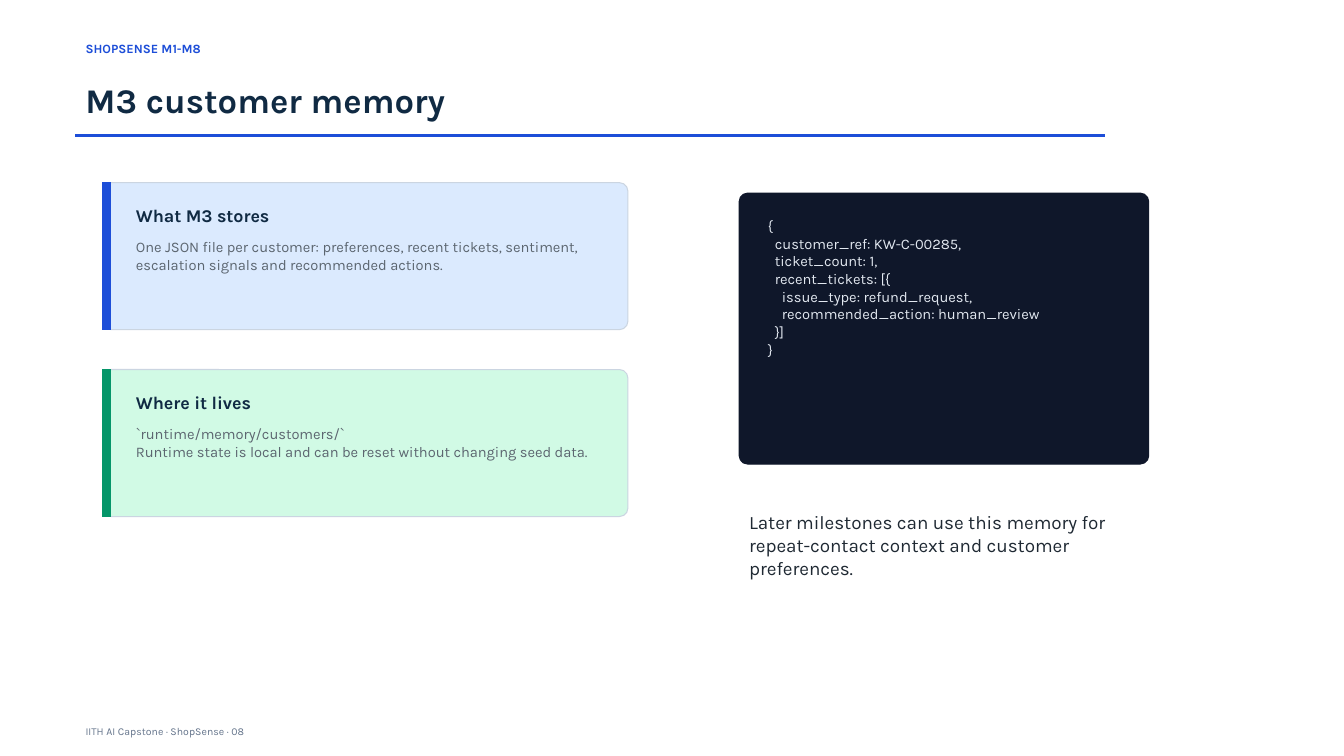
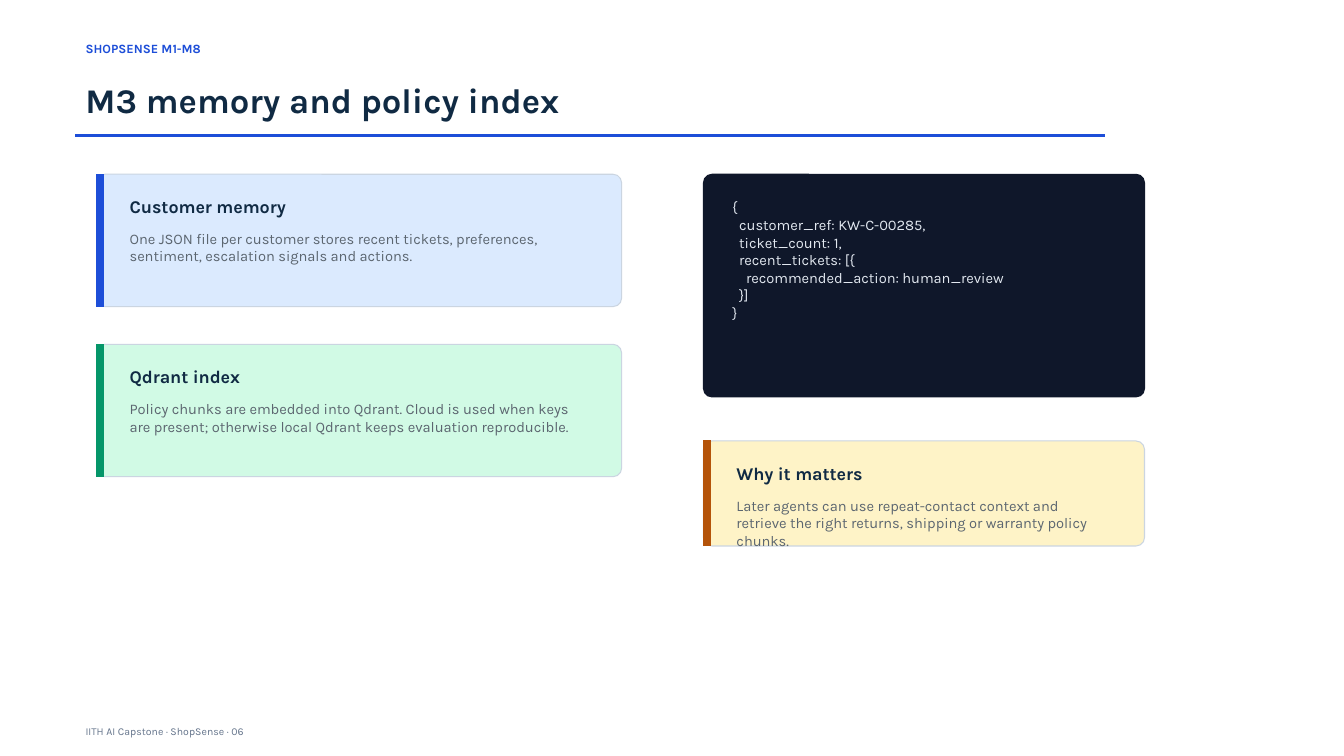
Before and after one commit to abhraj786/iith-ai-capstone-shopsense, a slide deck: slide 6 of docs/deck/iith-ai-capstone-shopsense.pptx (slide 8 before the commit). Drawn at 1344x756 pixels with LibreOffice and Linux fonts; fonts in the diff are those of the drawing. Boxes give left, top, right and bottom in pixels: in the first picture for what was removed or moved away, otherwise in the second. Text is boxed around its words. In the diff, an @@ line names an element or a change of style, - is before the commit and + after.

```diff
--- a/docs/deck/iith-ai-capstone-shopsense.pptx
+++ b/docs/deck/iith-ai-capstone-shopsense.pptx
@@ text at (x1=85, y1=88, x2=560, y2=121): text changed @@
-M3 customer memory
+M3 memory and policy index
@@ rounded rectangle resized from (x1=103, y1=182, x2=628, y2=330) to (x1=97, y1=174, x2=622, y2=307) @@
@@ rectangle resized from (x1=103, y1=182, x2=110, y2=330) to (x1=97, y1=174, x2=104, y2=307) @@
@@ proportions changed in 3 elements at (x1=97, y1=174, x2=622, y2=307), (x1=97, y1=345, x2=622, y2=477), (x1=704, y1=174, x2=1145, y2=397) @@
@@ rounded rectangle resized from (x1=739, y1=194, x2=1148, y2=465) to (x1=704, y1=174, x2=1145, y2=397) @@
@@ text added at (x1=130, y1=201, x2=285, y2=218), 12.8 pt, text #102A43, bold @@
+Customer memory
@@ text removed at (x1=136, y1=209, x2=269, y2=223) @@
-What M3 stores
@@ text "{" moved from (x1=775, y1=239, x2=1039, y2=319) to (x1=739, y1=220, x2=1003, y2=283) @@
@@ text at (x1=130, y1=234, x2=537, y2=265): text changed @@
-One JSON file per customer: preferences, recent tickets, sentiment, escalation signals and recommended actions.
+One JSON file per customer stores recent tickets, preferences, sentiment, escalation signals and actions.
@@ text at (x1=782, y1=292, x2=973, y2=306): paragraph removed @@
-issue_type: refund_request,
@@ rounded rectangle resized from (x1=103, y1=370, x2=628, y2=517) to (x1=97, y1=345, x2=622, y2=477) @@
@@ rectangle resized from (x1=103, y1=370, x2=110, y2=517) to (x1=97, y1=345, x2=104, y2=477) @@
@@ text added at (x1=130, y1=370, x2=240, y2=386), 12.8 pt, text #102A43, bold @@
+Qdrant index
@@ text added at (x1=130, y1=404, x2=569, y2=436), 10.5 pt, text #5C6670 @@
+Policy chunks are embedded into Qdrant. Cloud is used when keys are present; otherwise local Qdrant keeps evaluation reproducible.
@@ text removed at (x1=136, y1=396, x2=251, y2=410) @@
-Where it lives
@@ text removed at (x1=136, y1=428, x2=588, y2=461) @@
-`runtime/memory/customers/`
-Runtime state is local and can be reset without changing seed data.
@@ rounded rectangle added at (x1=704, y1=442, x2=1145, y2=546), fill #FEF3C7, outline #CBD5E1 0.75 pt @@
@@ rectangle added at (x1=704, y1=442, x2=711, y2=546), fill #B45309, outline #B45309 0 pt @@
@@ text added at (x1=736, y1=467, x2=862, y2=485), 12.8 pt, text #102A43, bold @@
+Why it matters
@@ text at (x1=736, y1=501, x2=1087, y2=550): text changed; size 13.5 to 10.5 pt; text colour #1F2933 to #5C6670 @@
-Later milestones can use this memory for repeat-contact context and customer preferences.
+Later agents can use repeat-contact context and retrieve the right returns, shipping or warranty policy chunks.
```
Also in this commit, not shown: 6 other slides changed, 2 slides added, 9 slides removed, 1 other file.
